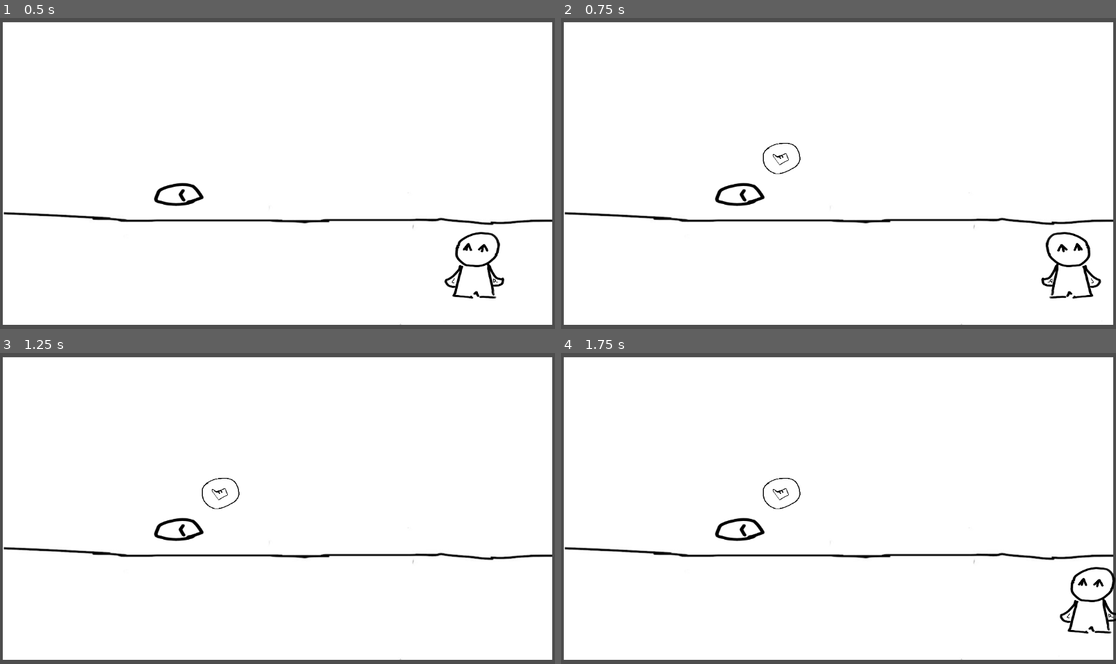
Above: before the commit, frames 1-4 (two rows, left to right).
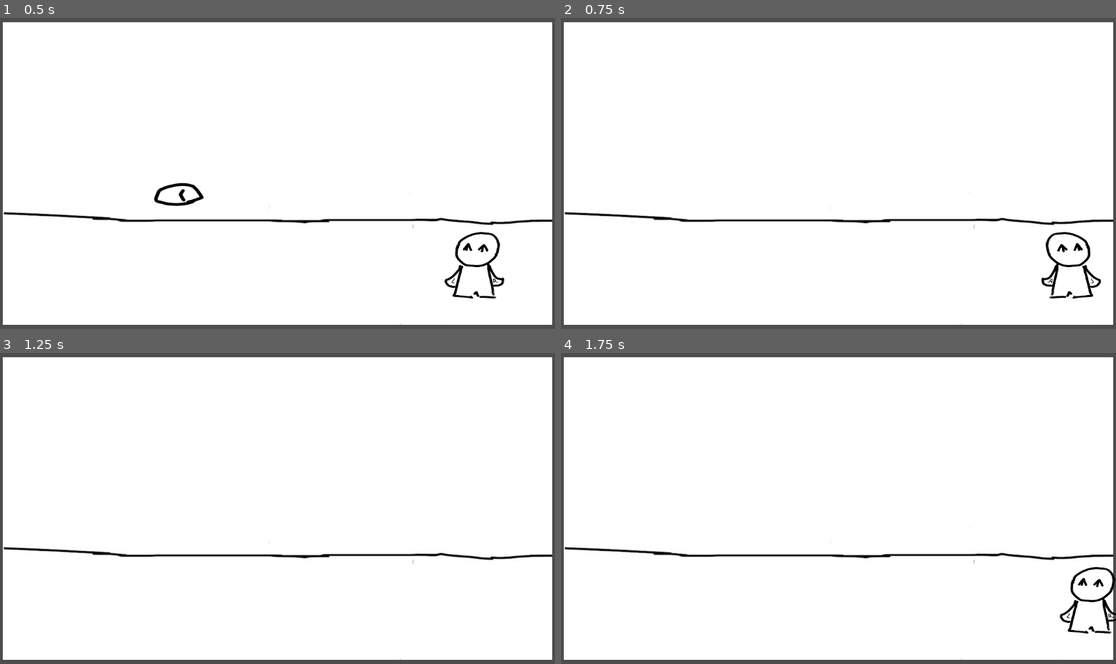
Above: after the commit, the same moments.

Repository: DeltaLyra/WitchIllusionGame
Game: Godot game, scene res://Scenes/level.tscn
Same seed, same stepped clock (60 frames per second), same inputs: the game is played once before the commit and once after it.
Inputs (mouse positions are in pixels of both pictures, inside the frame that each line leads up to):
- Up to frame 1 (0.5 s): no input
- Up to frame 2 (0.75 s): tap Enter at 0.5 s; move the mouse to (755, 173) at 0.52 s; hold Right (MoveRight) from 0.53 s (still down); click (755, 173) at 0.6 s
- Up to frame 3 (1.25 s): keep holding Right (MoveRight)
- Up to frame 4 (1.75 s): move the mouse to (727, 524) at 1.27 s; release Right (MoveRight) at 1.28 s; hold Left (MoveLeft) from 1.28 s (still down); click (727, 524) at 1.35 s

Frame 1 is identical in both runs. In frame 2, 0.4% of the frame differs, in the area x 27-44%, y 40-61%; in frame 3, 0.4%; in frame 4, 0.4%.

Commit message:
Make the item disappear when you click it

Diff:
--- a/gamejamgame/Scenes/pickup_object.tscn
+++ b/gamejamgame/Scenes/pickup_object.tscn
@@ -25,5 +25,6 @@
 position = Vector2(49, -41)
 shape = SubResource("RectangleShape2D_5a60s")
 
+[connection signal="input_event" from="." to="." method="_on_input_event"]
 [connection signal="mouse_entered" from="." to="." method="_on_mouse_entered"]
 [connection signal="mouse_exited" from="." to="." method="_on_mouse_exited"]
--- a/gamejamgame/Scripts/pickup_object.gd
+++ b/gamejamgame/Scripts/pickup_object.gd
@@ -8,3 +8,12 @@
 
 func _on_mouse_exited() -> void:
 	icon.visible = false
+
+func _on_input_event(viewport: Node, event: InputEvent, shape_idx: int) -> void:
+	#We don't need to use the information from any of these parameters except the input type to check it was a mouse click. We don't care what shape is being clicked or what viewport it's in.
+	#Using an action I defined in input map because it's simpler than using the button index stuff... work smarter not harder kids
+	#Also used echo to prevent it from firing multiple times
+	#It still fired multiple times... but we remove the item anyway so we don't worry about that ;)
+	if event.is_action("LeftMouseClick"):
+		print("Got item!")
+		queue_free()
--- a/gamejamgame/project.godot
+++ b/gamejamgame/project.godot
@@ -29,6 +29,11 @@
 , Object(InputEventKey,"resource_local_to_scene":false,"resource_name":"","device":-1,"window_id":0,"alt_pressed":false …(182 unchanged characters)…
 ]
 }
+LeftMouseClick={
+"deadzone": 0.2,
+"events": [Object(InputEventMouseButton,"resource_local_to_scene":false,"resource_name":"","device":-1,"window_id":0,"alt_pressed":false,"shift_pressed":false,"ctrl_pressed":false,"meta_pressed":false,"button_mask":1,"position":Vector2(192, 28),"global_position":Vector2(201, 76),"factor":1.0,"button_index":1,"canceled":false,"pressed":true,"double_click":false,"script":null)
+]
+}
 
 [rendering]
 
